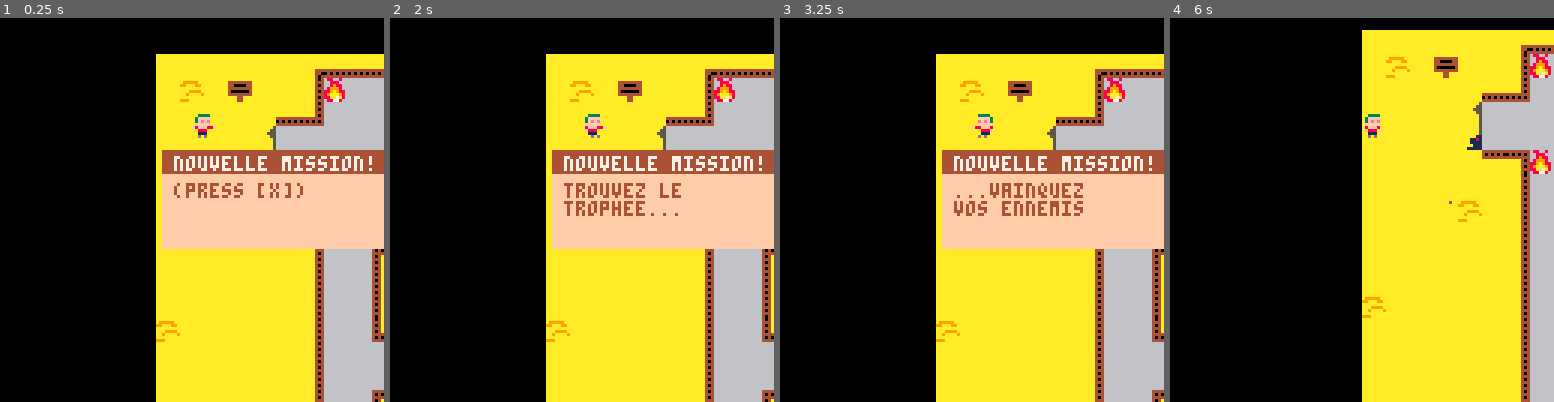
Above: before the commit, frames 1-4 (left to right).
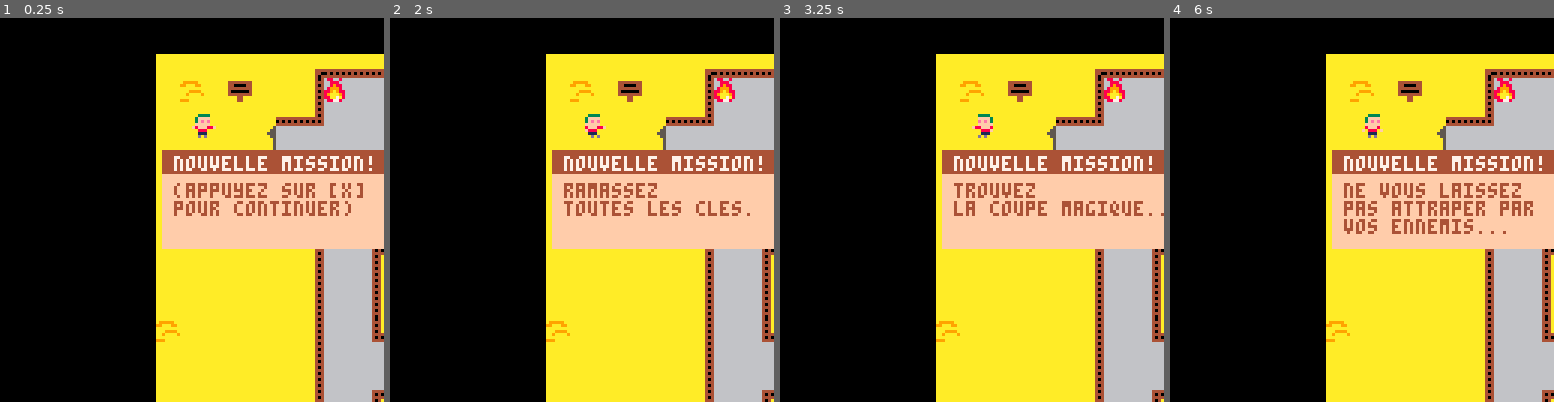
Above: after the commit, the same moments.

Repository: adatechschool/projet-collectif-pico8-fagami
Game: PICO-8 cartridge fagami.p8
The game is run twice, just before and just after one commit, with the same random seed, the same clock (stepped at 60 frames per second) and the same inputs.
Inputs:
- Up to frame 1 (0.25 s): no input
- Up to frame 2 (2 s): tap X (X key) at 0.33, 1.07, 1.85 s; hold Right from 1.6 s (still down)
- Up to frame 3 (3.25 s): release Right at 2.1 s; hold Up 2.15-2.42 s; hold Right 2.47-3.03 s; tap X (X key) at 2.97 s; hold Left from 3.08 s (still down)
- Up to frame 4 (6 s): release Left at 3.58 s; hold Down 3.63-3.97 s; hold Right 4.02-4.68 s; tap X (X key) at 4.08, 5.2 s; hold Up 4.73-5.03 s; hold Left 5.08-5.68 s; hold Down from 5.73 s (still down)

The runs differ from the first frame. In frame 1, 1.4% of the frame differs, in the area x 45-95%, y 42-52%; in frame 2, 0.9%; in frame 3, 1.2%; in frame 4, 33%, in the area x 40-100%, y 3-100%.

Commit message:
messages

Diff:
--- a/fagami.p8
+++ b/fagami.p8
@@ -125,18 +125,13 @@
 		mset(38,8,30)
 	end
 
-
+	-- creation du message de fin
 	if (check_flag(p1,p1.dir,3))then
-		create_msg_win("victoire", "test")
-		p1.win =1
-end
-
-
-
---verifie le flag du graal et affiche un msg
---	if (check_flag(p1,p1.dir,3)) then
-
---	end
+		create_msg_win("victoire !\nvous avez survecu...\n[x]","...et vous avez vaincu\nla malediction!")
+		p1.win=1
+		update_msg_win()
+	end
+
 end
 
 
@@ -184,7 +179,7 @@
 -- declare le tableau une fois termine
 function init_msg()
 		messages={}
-		create_msg("nouvelle mission!","(press [x])","bonjour.","vous etes devant\nle tombeau maudit\ndu pharaon fagami.","trouvez le\ntrophee...","...vainquez\nvos ennemis","sinon ce tombeau\nsera le votre!")
+		create_msg("nouvelle mission!","(appuyez sur [x]\npour continuer)","bonjour.","vous etes devant\nle tombeau maudit\ndu pharaon fagami.","ramassez\ntoutes les cles.","trouvez\nla coupe magique...","...pour briser\nla malediction.","ne vous laissez\npas attraper par\nvos ennemis...","sinon ce tombeau\nsera le votre!!!")
 end
 
 --affiche le nveau msg
@@ -301,14 +296,14 @@
 
 function draw_msg_win()
 	if msg_win[1] then
-		local x=53		local y=17
-		local x1=61 local y1=19
+		--local x=53		local y=17
+		--local x1=61 local y1=19
 		--titre
 		--rectfill(x,y,x1+#msg_title*4,y1+7,4)
 		--print(msg_title,x+4,y+2,7)
 		--messagewin
-		rectfill(422,132,460,152,7)
-		print(msg_win[1],424,136,4)
+	--	rectfill(422,132,500,172,15)
+		print(msg_win[1],248,80,8)
 	end
 end
 
@@ -462,7 +457,7 @@
 0745264717123229101029134516472626141010101010101316160916161616161635363735363717151617181516171516171516050607082835360506070506070826272805060705060726252627280506070826272805060708151617050607081516171815161718151626260708262728151617182526272825262728
 0726261628161410101010130716162626141010101010101316161623111111111111111111111124252627281726271726272526151617183827281516171516171836373815161715161718353637381516171836373815161718252627151617182526272825262728252626161718363738252627283536373835363738
 0735363738351410101010132516161626221212121212122016161614101010101010101010101013353637383536373536373536252627284837382526272526272846474825262725262728363738252526272846474825262728353637252627283536373835363738353626262728464726353637384526262645464748
-26454647484514101033122016161625262626263637381616161616141010101010101010100f1013151615161516151615161516151615151615161516151636371516151635363726262626262626263536372626260726263738464748353637384546474826262646474826363726262626072637262626072626260708
+26454647484514101033122016161625262626263637381616161616141010101010101034100f1013151615161516151615161516151615151615161516151636371516151635363726262626262626263536372626260726263738464748353637384546474826262646474826363726262626072637262626072626260708
 26262626263514101013254c4916164c26262626262626161616161614101010101010101010101013252617261726252625261726172625172625262526252636372526252626262626262626262626262626262626262626262626262626262607262626072626262626262626262626262616172626262626262626261718
 2626171826261410101326262616162626262626262626161616161614101010101010101010101013151616171516231111111111111111111111111124151616161516151626262626262626050607082626262626262626262626261718152626262616171815261718262618151617262526272626262626272826262728
 2526272826261410103111111111111111111111111111111111111130101010101010101010101013172626271726141010101010101010101010101013252616162526252626262626262626151617182626262626262626262626262728252627282526272826262626262728252627263536372626272836373835263738
@@ -473,7 +468,7 @@
 2626262626261410101326262626262626262626262626262626211522121212121212121212121220151636371516141010101010101010101010101013252617171726252625262626262626262626262626262626262626262626161718151617181707083738353637263536373835363738353637261516171815161718
 2626262638261410103111111111111111111111111111111111111111111111111111111111111111111111111111301010101010101010101010101013151615171516151615162626262626050607082626262626262626262625262728252627281617180506070826262626262626262626261707262626272825262728
 2626262626261410101010101010101010101010101010101010101010101010101010101010101010101010101010101010101010101010101010101013172625171717171717172526262626151617182626262626262626262635363717353637382627281516171826262626262626262626261617182626373835363738
-2626262615161410101010101010101010101010101010101010101010101010101010101010101010101010101010101010101010101010101034101013151615161717151615161516152626252627282626262626262626262626262626262626353637382526272826262626262626262626262627282626262626262626
+2626262615161410101010101010101010101010101010101010101010101010101010101010101010101010101010101010101010101010101010101013151615161717151615161516152626252627282626262626262626262626262626262626353637382526272826262626262626262626262627282626262626262626
 1615161525262212121212121212121212121212121212121212121212121212121212121212121212121212121212321010101010101010101010101013252617261726151625262526252626353637382626262626262626262626262626262626262626262626262626262626262626262626263637382626261815162626
 2625262526162625261516151615161516151615161516151516151615161516151615161716151615161516151516141010101010101010101010101013151615161516252615161516162626262626262626262626262626262626262626262626262626262626262626262626262626262626262728052526272626262726
 1615050607081615162505060708262526162625261626251626162625262526252625261726251717070506070826141010101010101010101010101013252625262526151625262526161616262626262626262626262626262626262626262626262626262626262626262626262626262626262626262626262626262626
